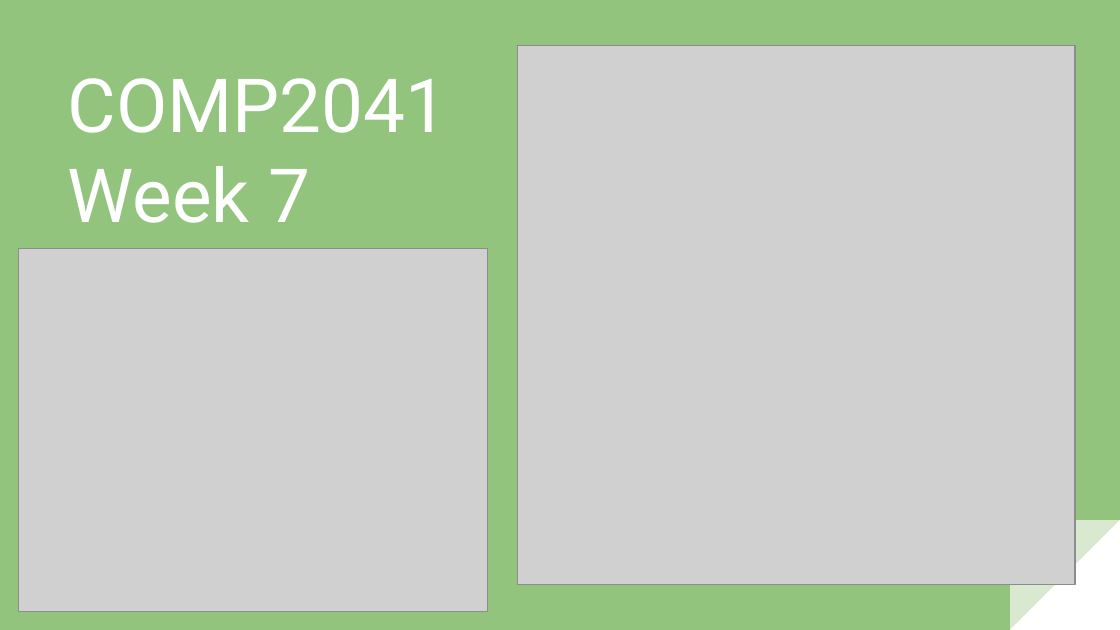
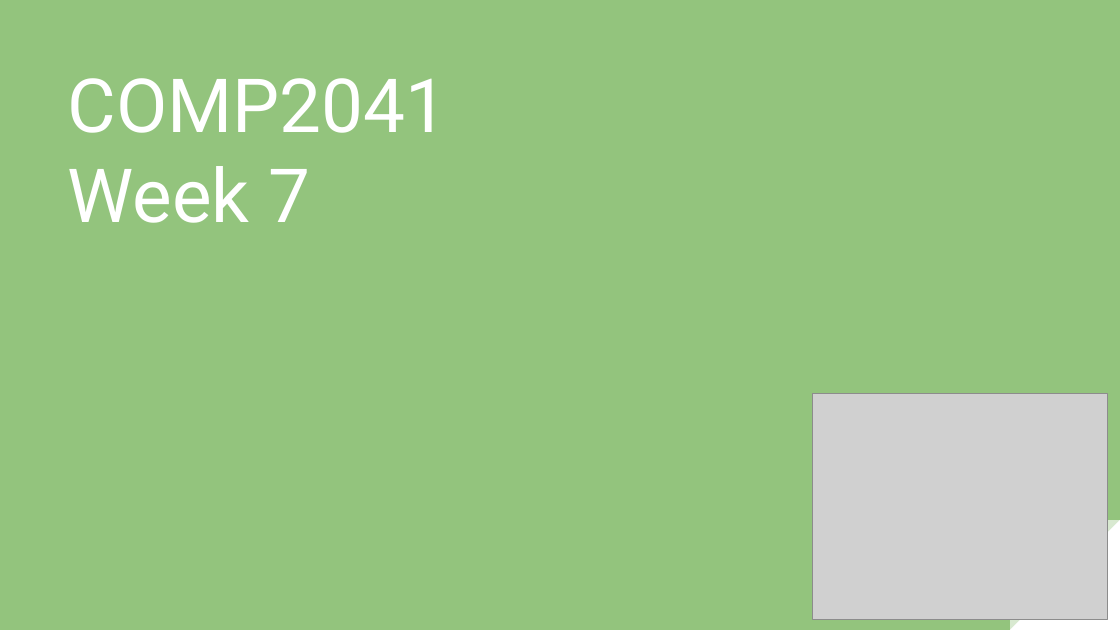
Before and after one commit to xela6134/study-materials, a slide deck: slide 1 of COMP2041/week7/Week7.pptx. Drawn at 1120x630 pixels with LibreOffice and Linux fonts; fonts in the diff are those of the drawing; grey boxes stand for pictures. Boxes give left, top, right and bottom in pixels: in the first picture for what was removed or moved away, otherwise in the second. Text is boxed around its words. In the diff, an @@ line names an element or a change of style, - is before the commit and + after.

```diff
--- a/COMP2041/week7/Week7.pptx
+++ b/COMP2041/week7/Week7.pptx
@@ picture removed at box(517, 46, 1074, 585) @@
@@ picture: place and size @@
-picture at box(19, 249, 487, 612)
+picture at box(812, 394, 1108, 619)
```
Also in this commit, not shown: 7 other slides changed, 12 other files.
